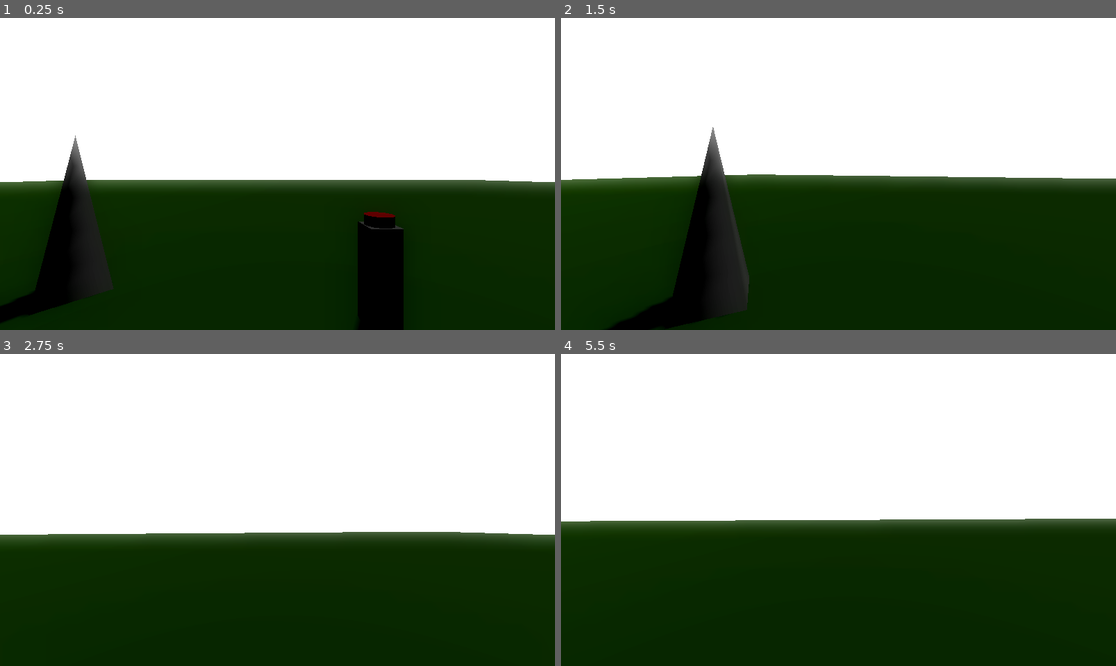
Above: before the commit, frames 1-4 (two rows, left to right).
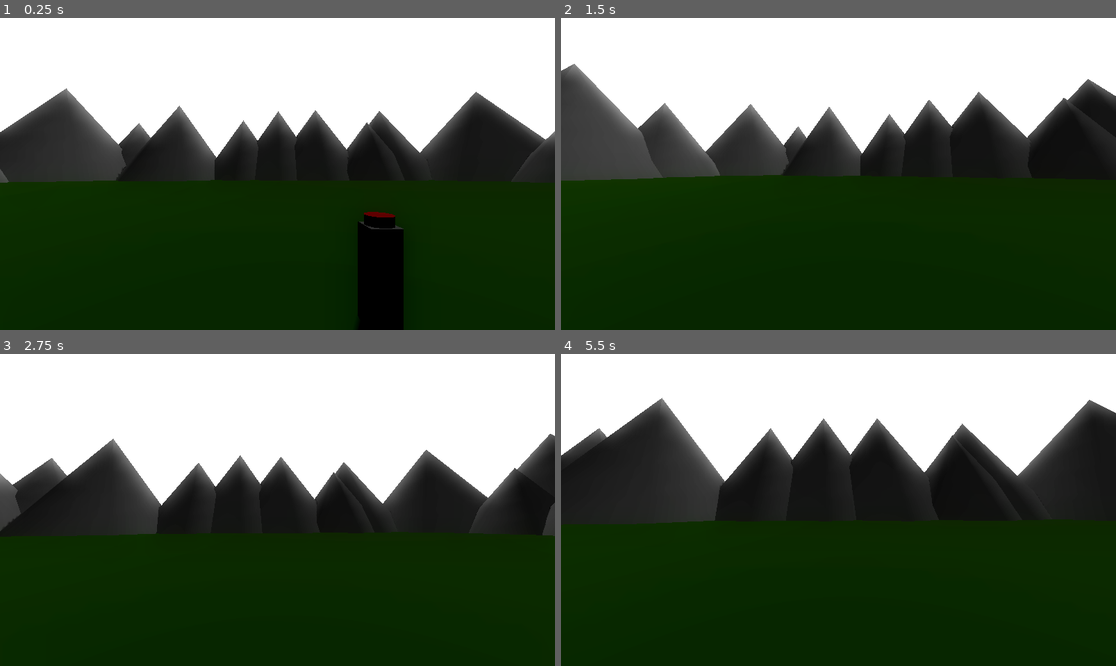
Above: after the commit, the same moments.

Repository: phbr1768/Fireworks
Game: Godot game, scene res://scenes/world.tscn
Two runs of this game, one before a commit and one after it. Both use one fixed random seed, a clock stepped at 60 frames per second and the inputs below.
Inputs (mouse positions are in pixels of both pictures, inside the frame that each line leads up to):
- Up to frame 1 (0.25 s): no input
- Up to frame 2 (1.5 s): tap Enter at 0.5 s; move the mouse to (866, 174) at 0.52 s; hold W (forward) from 0.53 s (still down); click (866, 174) at 0.6 s; tap R (reset) at 1.25 s; move the mouse to (810, 174) at 1.27 s; click (810, 174) at 1.35 s
- Up to frame 3 (2.75 s): keep holding W (forward); move the mouse to (288, 503) at 2.02 s; click (288, 503) at 2.1 s
- Up to frame 4 (5.5 s): keep holding W (forward); move the mouse to (832, 516) at 2.77 s; click (832, 516) at 2.85 s; move the mouse to (877, 513) at 3.52 s; click (877, 513) at 3.6 s; move the mouse to (794, 506) at 4.27 s; click (794, 506) at 4.35 s; move the mouse to (844, 510) at 5.02 s; click (844, 510) at 5.1 s

The runs differ from the first frame. In frame 1, 24% of the frame differs, in the area x 0-100%, y 22-98%; in frame 2, 26%; in frame 3, 22%; in frame 4, 28%, in the area x 0-100%, y 14-56%.

Commit message:
built program

Diff:
--- a/scenes/world.tscn
+++ b/scenes/world.tscn
@@ -119,6 +119,18 @@
 bottom_radius = 0.05
 height = 0.15
 
+[sub_resource type="BoxShape3D" id="BoxShape3D_qfnet"]
+size = Vector3(1, 1.99109, 80.1111)
+
+[sub_resource type="BoxShape3D" id="BoxShape3D_i7141"]
+size = Vector3(86.5918, 1.99109, 0.648331)
+
+[sub_resource type="BoxShape3D" id="BoxShape3D_4mrxx"]
+size = Vector3(1.05885, 1.99109, 89.5748)
+
+[sub_resource type="BoxShape3D" id="BoxShape3D_7r4gi"]
+size = Vector3(85.4301, 1.99109, 1.61542)
+
 [sub_resource type="StandardMaterial3D" id="StandardMaterial3D_4wyf3"]
 albedo_color = Color(0.2025, 0.45, 0, 1)
 
@@ -129,9 +141,32 @@
 [sub_resource type="ConvexPolygonShape3D" id="ConvexPolygonShape3D_7t5mc"]
 points = PackedVector3Array(-50, 0, -50, -50, 0, 50, 50, 0, -50, 50, 0, 50)
 
+[sub_resource type="StandardMaterial3D" id="StandardMaterial3D_i7141"]
+vertex_color_use_as_albedo = true
+vertex_color_is_srgb = true
+albedo_color = Color(0.71, 0.71, 0.71, 1)
+metallic_specular = 0.0
+
 [sub_resource type="CylinderMesh" id="CylinderMesh_k0juu"]
+material = SubResource("StandardMaterial3D_i7141")
 top_radius = 0.0
-radial_segments = 4
+bottom_radius = 20.955
+height = 25.295
+radial_segments = 7
+
+[sub_resource type="CylinderMesh" id="CylinderMesh_qfnet"]
+material = SubResource("StandardMaterial3D_i7141")
+top_radius = 0.0
+bottom_radius = 16.409
+height = 21.886
+radial_segments = 7
+
+[sub_resource type="CylinderMesh" id="CylinderMesh_4mrxx"]
+material = SubResource("StandardMaterial3D_i7141")
+top_radius = 0.0
+bottom_radius = 12.432
+height = 17.341
+radial_segments = 7
 
 [sub_resource type="BoxMesh" id="BoxMesh_4wyf3"]
 size = Vector3(0.3, 1, 0.3)
@@ -212,6 +247,7 @@
 shadow_enabled = true
 
 [node name="CharacterBody3D" type="CharacterBody3D" parent="."]
+collision_mask = 5
 script = ExtResource("2_k0juu")
 
 [node name="CollisionShape3D" type="CollisionShape3D" parent="CharacterBody3D"]
@@ -275,7 +311,36 @@
 
 [node name="MapGeometry" type="Node3D" parent="."]
 
+[node name="StaticBody3D" type="StaticBody3D" parent="MapGeometry"]
+collision_layer = 4
+
+[node name="CollisionShape3D" type="CollisionShape3D" parent="MapGeometry/StaticBody3D"]
+transform = Transform3D(1, 0, 0, 0, 1, 0, 0, 0, 1, 39.8178, 0.970394, 0.115952)
+shape = SubResource("BoxShape3D_qfnet")
+
+[node name="StaticBody3D2" type="StaticBody3D" parent="MapGeometry"]
+collision_layer = 4
+
+[node name="CollisionShape3D" type="CollisionShape3D" parent="MapGeometry/StaticBody3D2"]
+transform = Transform3D(1, 0, 0, 0, 1, 0, 0, 0, 1, -3.00103, 0.970394, 39.4724)
+shape = SubResource("BoxShape3D_i7141")
+
+[node name="StaticBody3D3" type="StaticBody3D" parent="MapGeometry"]
+collision_layer = 4
+
+[node name="CollisionShape3D" type="CollisionShape3D" parent="MapGeometry/StaticBody3D3"]
+transform = Transform3D(1, 0, 0, 0, 1, 0, 0, 0, 1, -42.7474, 0.970394, -1.76604)
+shape = SubResource("BoxShape3D_4mrxx")
+
+[node name="StaticBody3D4" type="StaticBody3D" parent="MapGeometry"]
+collision_layer = 4
+
+[node name="CollisionShape3D" type="CollisionShape3D" parent="MapGeometry/StaticBody3D4"]
+transform = Transform3D(1, 0, 0, 0, 1, 0, 0, 0, 1, -1.30704, 0.970394, -41.0376)
+shape = SubResource("BoxShape3D_7r4gi")
+
 [node name="Ground" type="MeshInstance3D" parent="MapGeometry"]
+transform = Transform3D(1, 0, 0, 0, 1, 0, 0, 0, 1, -0.398754, 0, 0)
 mesh = SubResource("PlaneMesh_gv5m4")
 skeleton = NodePath("../..")
 
@@ -284,13 +349,121 @@
 [node name="CollisionShape3D" type="CollisionShape3D" parent="MapGeometry/Ground/StaticBody3D"]
 shape = SubResource("ConvexPolygonShape3D_7t5mc")
 
-[node name="AnchorCone1" type="MeshInstance3D" parent="MapGeometry"]
-transform = Transform3D(1, 0, 0, 0, 1, 0, 0, 0, 1, -2.63923, 1, -2.65364)
-mesh = SubResource("CylinderMesh_k0juu")
-
 [node name="AnchorCone2" type="MeshInstance3D" parent="MapGeometry"]
-transform = Transform3D(1, 0, 0, 0, 1, 0, 0, 0, 1, 31.213, 0.999996, 38.0504)
-mesh = SubResource("CylinderMesh_k0juu")
+transform = Transform3D(1, 0, 0, 0, 1, 0, 0, 0, 1, 54.026, 11.522, 50.0841)
+mesh = SubResource("CylinderMesh_k0juu")
+
+[node name="AnchorCone3" type="MeshInstance3D" parent="MapGeometry"]
+transform = Transform3D(1, 0, 0, 0, 1, 0, 0, 0, 1, 54.6619, 11.522, -55.9909)
+mesh = SubResource("CylinderMesh_k0juu")
+
+[node name="AnchorCone4" type="MeshInstance3D" parent="MapGeometry"]
+transform = Transform3D(1, 0, 0, 0, 1, 0, 0, 0, 1, -55.9918, 11.522, -53.8922)
+mesh = SubResource("CylinderMesh_k0juu")
+
+[node name="AnchorCone22" type="MeshInstance3D" parent="MapGeometry"]
+transform = Transform3D(1, 0, 0, 0, 1, 0, 0, 0, 1, -65.7529, 11.522, 25.9489)
+mesh = SubResource("CylinderMesh_k0juu")
+
+[node name="AnchorCone23" type="MeshInstance3D" parent="MapGeometry"]
+transform = Transform3D(0.960697, 0, 0.2776, 0, 1, 0, -0.2776, 0, 0.960697, -9.81173, 11.522, 61.6004)
+mesh = SubResource("CylinderMesh_k0juu")
+
+[node name="AnchorCone5" type="MeshInstance3D" parent="MapGeometry"]
+transform = Transform3D(1, 0, 0, 0, 1, 0, 0, 0, 1, -58.3855, 11.522, 58.0056)
+mesh = SubResource("CylinderMesh_k0juu")
+
+[node name="AnchorCone6" type="MeshInstance3D" parent="MapGeometry"]
+transform = Transform3D(1, 0, 0, 0, 1, 0, 0, 0, 1, -31.5165, 9.70142, 56.7082)
+mesh = SubResource("CylinderMesh_qfnet")
+
+[node name="AnchorCone7" type="MeshInstance3D" parent="MapGeometry"]
+transform = Transform3D(1, 0, 0, 0, 1, 0, 0, 0, 1, 56.2545, 9.70142, -0.718994)
+mesh = SubResource("CylinderMesh_qfnet")
+
+[node name="AnchorCone24" type="MeshInstance3D" parent="MapGeometry"]
+transform = Transform3D(1, 0, 0, 0, 1, 0, 0, 0, 1, 63.3279, 9.70142, -35.7894)
+mesh = SubResource("CylinderMesh_qfnet")
+
+[node name="AnchorCone25" type="MeshInstance3D" parent="MapGeometry"]
+transform = Transform3D(1, 0, 0, 0, 1, 0, 0, 0, 1, 30.8985, 9.70143, -61.6309)
+mesh = SubResource("CylinderMesh_qfnet")
+
+[node name="AnchorCone26" type="MeshInstance3D" parent="MapGeometry"]
+transform = Transform3D(1, 0, 0, 0, 1, 0, 0, 0, 1, 0.257671, 9.70144, -61.956)
+mesh = SubResource("CylinderMesh_qfnet")
+
+[node name="AnchorCone27" type="MeshInstance3D" parent="MapGeometry"]
+transform = Transform3D(1, 0, 0, 0, 1, 0, 0, 0, 1, -71.2281, 9.70143, -4.22327)
+mesh = SubResource("CylinderMesh_qfnet")
+
+[node name="AnchorCone28" type="MeshInstance3D" parent="MapGeometry"]
+transform = Transform3D(1, 0, 0, 0, 1, 0, 0, 0, 1, -70.6152, 9.70143, 42.5236)
+mesh = SubResource("CylinderMesh_qfnet")
+
+[node name="AnchorCone8" type="MeshInstance3D" parent="MapGeometry"]
+transform = Transform3D(1, 0, 0, 0, 1, 0, 0, 0, 1, -58.7656, 9.70142, -16.3113)
+mesh = SubResource("CylinderMesh_qfnet")
+
+[node name="AnchorCone9" type="MeshInstance3D" parent="MapGeometry"]
+transform = Transform3D(0.925706, 0, -0.378245, 0, 1, 0, 0.378245, 0, 0.925706, -27.4479, 9.70142, -56.9401)
+mesh = SubResource("CylinderMesh_qfnet")
+
+[node name="AnchorCone10" type="MeshInstance3D" parent="MapGeometry"]
+transform = Transform3D(1, 0, 0, 0, 1, 0, 0, 0, 1, 11.3668, 9.70142, -60.8524)
+mesh = SubResource("CylinderMesh_qfnet")
+
+[node name="AnchorCone11" type="MeshInstance3D" parent="MapGeometry"]
+transform = Transform3D(0.984886, 0, -0.173201, 0, 1, 0, 0.173201, 0, 0.984886, 30.4499, 9.70142, 59.7226)
+mesh = SubResource("CylinderMesh_qfnet")
+
+[node name="AnchorCone12" type="MeshInstance3D" parent="MapGeometry"]
+transform = Transform3D(1, 0, 0, 0, 1, 0, 0, 0, 1, 11.6168, 8.0087, 54.4559)
+mesh = SubResource("CylinderMesh_4mrxx")
+
+[node name="AnchorCone13" type="MeshInstance3D" parent="MapGeometry"]
+transform = Transform3D(1, 0, 0, 0, 1, 0, 0, 0, 1, 56.1233, 8.0087, 14.4792)
+mesh = SubResource("CylinderMesh_4mrxx")
+
+[node name="AnchorCone14" type="MeshInstance3D" parent="MapGeometry"]
+transform = Transform3D(1, 0, 0, 0, 1, 0, 0, 0, 1, 42.0628, 8.0087, 58.3073)
+mesh = SubResource("CylinderMesh_4mrxx")
+
+[node name="AnchorCone15" type="MeshInstance3D" parent="MapGeometry"]
+transform = Transform3D(1, 0, 0, 0, 1, 0, 0, 0, 1, 55.6692, 7.04589, 26.8021)
+mesh = SubResource("CylinderMesh_4mrxx")
+
+[node name="AnchorCone16" type="MeshInstance3D" parent="MapGeometry"]
+transform = Transform3D(1, 0, 0, 0, 1, 0, 0, 0, 1, 24.5466, 7.04589, -55.8055)
+mesh = SubResource("CylinderMesh_4mrxx")
+
+[node name="AnchorCone17" type="MeshInstance3D" parent="MapGeometry"]
+transform = Transform3D(1, 0, 0, 0, 1, 0, 0, 0, 1, -9.94193, 8.51125, -59.4471)
+mesh = SubResource("CylinderMesh_4mrxx")
+
+[node name="AnchorCone18" type="MeshInstance3D" parent="MapGeometry"]
+transform = Transform3D(1, 0, 0, 0, 1, 0, 0, 0, 1, 55.9337, 8.51124, -23.4837)
+mesh = SubResource("CylinderMesh_4mrxx")
+
+[node name="AnchorCone19" type="MeshInstance3D" parent="MapGeometry"]
+transform = Transform3D(1, 0, 0, 0, 1, 0, 0, 0, 1, -42.6379, 8.51124, -62.6501)
+mesh = SubResource("CylinderMesh_4mrxx")
+
+[node name="AnchorCone20" type="MeshInstance3D" parent="MapGeometry"]
+transform = Transform3D(1, 0, 0, 0, 1, 0, 0, 0, 1, -56.8246, 8.51124, -29.1005)
+mesh = SubResource("CylinderMesh_4mrxx")
+
+[node name="AnchorCone21" type="MeshInstance3D" parent="MapGeometry"]
+transform = Transform3D(1, 0, 0, 0, 1, 0, 0, 0, 1, -56.5661, 8.00732, 3.61089)
+mesh = SubResource("CylinderMesh_4mrxx")
+
+[node name="AnchorCone29" type="MeshInstance3D" parent="MapGeometry"]
+transform = Transform3D(1, 0, 0, 0, 1, 0, 0, 0, 1, -56.5661, 4.44533, 16.591)
+mesh = SubResource("CylinderMesh_4mrxx")
+
+[node name="AnchorCone30" type="MeshInstance3D" parent="MapGeometry"]
+transform = Transform3D(1, 0, 0, 0, 1, 0, 0, 0, 1, 54.1575, 4.44533, -36.7125)
+mesh = SubResource("CylinderMesh_4mrxx")
 
 [node name="Button" type="Node3D" parent="."]
 transform = Transform3D(1, 0, 0, 0, 1, 0, 0, 0, 1, 1, 0, -2)
Not shown, changed: Your Biggest Flex Writeup.txt
Not shown, added: export_presets.cfg
Not shown: 1 places in scenes/world.tscn that only renumber resources
Not shown, added: Fireworks Program.zip
